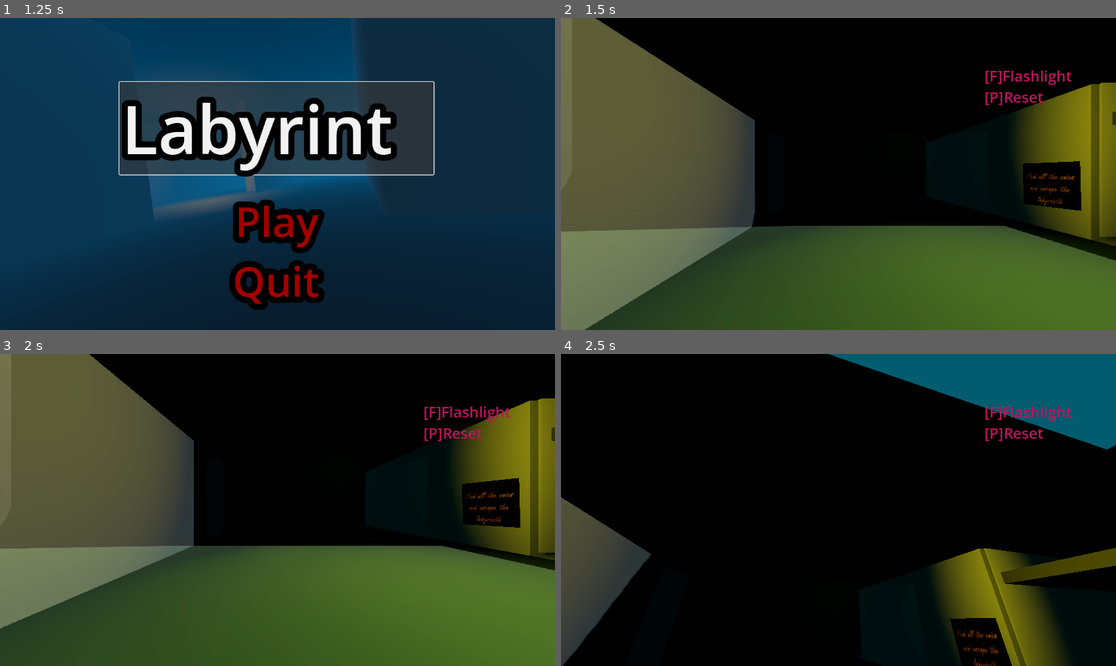
Above: before the commit, frames 1-4 (two rows, left to right).
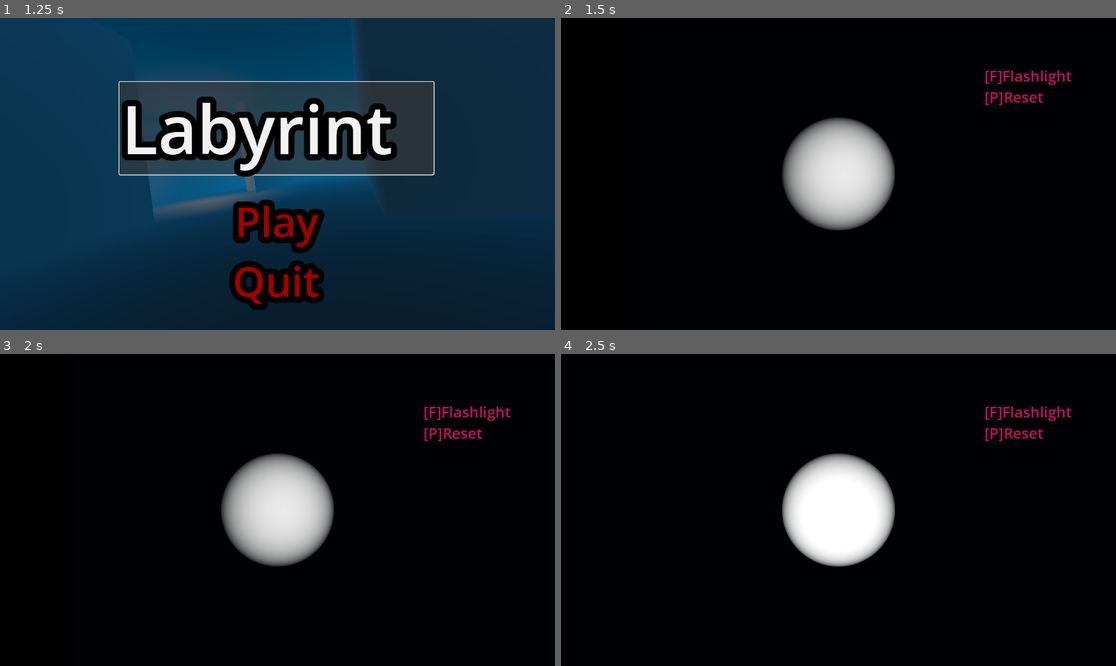
Above: after the commit, the same moments.

Repository: Devansh365/Coins-Godot
Game: Godot game, scene res://menu.tscn
Same seed, same stepped clock (60 frames per second), same inputs: the game is played once before the commit and once after it.
Inputs (mouse positions are in pixels of both pictures, inside the frame that each line leads up to):
- Up to frame 1 (1.25 s): click "Labyrinth" at 0.5 s
- Up to frame 2 (1.5 s): click "Play" at 1.25 s
- Up to frame 3 (2 s): no input
- Up to frame 4 (2.5 s): tap Enter (ui_accept) at 2, 2.27 s; move the mouse to (866, 510) at 2.02 s; hold W (forward) from 2.03 s (still down); tap E (interact) at 2.1 s

Frame 1 is identical in both runs. In frame 2, 63% of the frame differs, in the area x 0-100%, y 0-100%; in frame 3, 68%; in frame 4, 25%.

Commit message:
fixed some bugs so that wall clipping doesnt help

Diff:
--- a/big door.tscn
+++ b/big door.tscn
@@ -1,6 +1,33 @@
 [gd_scene load_steps=13 format=3 uid="uid://dhpi76cgyo0p1"]
 
 [ext_resource type="Script" uid="uid://db3hmrw7qoqbt" path="res://bigdoor.gd" id="1_e4luo"]
+
+[sub_resource type="Animation" id="Animation_30h8q"]
+length = 0.001
+tracks/0/type = "value"
+tracks/0/imported = false
+tracks/0/enabled = true
+tracks/0/path = NodePath("hinge:position")
+tracks/0/interp = 1
+tracks/0/loop_wrap = true
+tracks/0/keys = {
+"times": PackedFloat32Array(0),
+"transitions": PackedFloat32Array(1),
+"update": 0,
+"values": [Vector3(-1.12016, 0.781327, 0)]
+}
+tracks/1/type = "value"
+tracks/1/imported = false
+tracks/1/enabled = true
+tracks/1/path = NodePath("hinge:rotation")
+tracks/1/interp = 1
+tracks/1/loop_wrap = true
+tracks/1/keys = {
+"times": PackedFloat32Array(0),
+"transitions": PackedFloat32Array(1),
+"update": 0,
+"values": [Vector3(0, 0, 0)]
+}
 
 [sub_resource type="Animation" id="Animation_e4luo"]
 resource_name = "open"
@@ -28,33 +55,6 @@
 "transitions": PackedFloat32Array(1, 1, 1, 1),
 "update": 0,
 "values": [Vector3(0, 0, 0), Vector3(0, -0.212592, 0), Vector3(0, -1.28389, 0), Vector3(0, -1.52566, 0)]
-}
-
-[sub_resource type="Animation" id="Animation_30h8q"]
-length = 0.001
-tracks/0/type = "value"
-tracks/0/imported = false
-tracks/0/enabled = true
-tracks/0/path = NodePath("hinge:position")
-tracks/0/interp = 1
-tracks/0/loop_wrap = true
-tracks/0/keys = {
-"times": PackedFloat32Array(0),
-"transitions": PackedFloat32Array(1),
-"update": 0,
-"values": [Vector3(-1.12016, 0.781327, 0)]
-}
-tracks/1/type = "value"
-tracks/1/imported = false
-tracks/1/enabled = true
-tracks/1/path = NodePath("hinge:rotation")
-tracks/1/interp = 1
-tracks/1/loop_wrap = true
-tracks/1/keys = {
-"times": PackedFloat32Array(0),
-"transitions": PackedFloat32Array(1),
-"update": 0,
-"values": [Vector3(0, 0, 0)]
 }
 
 [sub_resource type="AnimationLibrary" id="AnimationLibrary_30h8q"]
--- a/bigdoor.gd
+++ b/bigdoor.gd
@@ -36,11 +36,9 @@
 		# If all slots are already visible
 	if coinplaced == 3:
 		if done == false:
-
 			$"../../AnimationPlayer".play("open")
 			done = true
-
-
+			Signalman.coinpicked.emit()
 
 func coinpicked() -> void:
 	# Called when a coin is picked up
--- a/enddoor.gd
+++ b/enddoor.gd
@@ -1,16 +1,23 @@
 extends StaticBody3D
 @onready var anim: AnimationPlayer = $"../../AnimationPlayer"
 var open = false
+var omg = false
+
 
 
 # Called when the node enters the scene tree for the first time.
 func _ready() -> void:
-	pass # Replace with function body.
+	omg = false
+
+	Signalman.done.connect(donee)
 
 
 # Called every frame. 'delta' is the elapsed time since the previous frame.
 func _process(delta: float) -> void:
 	pass
 func interact():
-	Input.set_mouse_mode(Input.MOUSE_MODE_VISIBLE)
-	get_tree().change_scene_to_file("res://menu.tscn")
+	if omg == true:
+		Input.set_mouse_mode(Input.MOUSE_MODE_VISIBLE)
+		get_tree().change_scene_to_file("res://menu.tscn")
+func donee():
+	omg = true
--- a/main.tscn
+++ b/main.tscn
@@ -32,6 +32,60 @@
 volumetric_fog_density = 0.0
 volumetric_fog_gi_inject = 0.0
 
+[sub_resource type="Animation" id="Animation_0phs7"]
+length = 0.001
+tracks/0/type = "value"
+tracks/0/imported = false
+tracks/0/enabled = true
+tracks/0/path = NodePath("hinge:rotation")
+tracks/0/interp = 1
+tracks/0/loop_wrap = true
+tracks/0/keys = {
+"times": PackedFloat32Array(0),
+"transitions": PackedFloat32Array(1),
+"update": 0,
+"values": [Vector3(0, 0, 0)]
+}
+tracks/1/type = "value"
+tracks/1/imported = false
+tracks/1/enabled = true
+tracks/1/path = NodePath("hinge:position")
+tracks/1/interp = 1
+tracks/1/loop_wrap = true
+tracks/1/keys = {
+"times": PackedFloat32Array(0),
+"transitions": PackedFloat32Array(1),
+"update": 0,
+"values": [Vector3(0, 0, -0.920225)]
+}
+
+[sub_resource type="Animation" id="Animation_v6xrn"]
+resource_name = "close"
+tracks/0/type = "value"
+tracks/0/imported = false
+tracks/0/enabled = true
+tracks/0/path = NodePath("hinge:position")
+tracks/0/interp = 1
+tracks/0/loop_wrap = true
+tracks/0/keys = {
+"times": PackedFloat32Array(0, 1),
+"transitions": PackedFloat32Array(1, 1),
+"update": 0,
+"values": [Vector3(0, 0, -0.920225), Vector3(0, 0, -0.920225)]
+}
+tracks/1/type = "value"
+tracks/1/imported = false
+tracks/1/enabled = true
+tracks/1/path = NodePath("hinge:rotation")
+tracks/1/interp = 1
+tracks/1/loop_wrap = true
+tracks/1/keys = {
+"times": PackedFloat32Array(0, 1),
+"transitions": PackedFloat32Array(1, 1),
+"update": 0,
+"values": [Vector3(0, -1.37623, 0), Vector3(0, 0, 0)]
+}
+
 [sub_resource type="Animation" id="Animation_ba8gm"]
 resource_name = "open"
 length = 1.3
@@ -60,60 +114,6 @@
 "values": [Vector3(0, 0, -0.920225), Vector3(0, 0, -0.920225)]
 }
 
-[sub_resource type="Animation" id="Animation_v6xrn"]
-resource_name = "close"
-tracks/0/type = "value"
-tracks/0/imported = false
-tracks/0/enabled = true
-tracks/0/path = NodePath("hinge:position")
-tracks/0/interp = 1
-tracks/0/loop_wrap = true
-tracks/0/keys = {
-"times": PackedFloat32Array(0, 1),
-"transitions": PackedFloat32Array(1, 1),
-"update": 0,
-"values": [Vector3(0, 0, -0.920225), Vector3(0, 0, -0.920225)]
-}
-tracks/1/type = "value"
-tracks/1/imported = false
-tracks/1/enabled = true
-tracks/1/path = NodePath("hinge:rotation")
-tracks/1/interp = 1
-tracks/1/loop_wrap = true
-tracks/1/keys = {
-"times": PackedFloat32Array(0, 1),
-"transitions": PackedFloat32Array(1, 1),
-"update": 0,
-"values": [Vector3(0, -1.37623, 0), Vector3(0, 0, 0)]
-}
-
-[sub_resource type="Animation" id="Animation_0phs7"]
-length = 0.001
-tracks/0/type = "value"
-tracks/0/imported = false
-tracks/0/enabled = true
-tracks/0/path = NodePath("hinge:rotation")
-tracks/0/interp = 1
-tracks/0/loop_wrap = true
-tracks/0/keys = {
-"times": PackedFloat32Array(0),
-"transitions": PackedFloat32Array(1),
-"update": 0,
-"values": [Vector3(0, 0, 0)]
-}
-tracks/1/type = "value"
-tracks/1/imported = false
-tracks/1/enabled = true
-tracks/1/path = NodePath("hinge:position")
-tracks/1/interp = 1
-tracks/1/loop_wrap = true
-tracks/1/keys = {
-"times": PackedFloat32Array(0),
-"transitions": PackedFloat32Array(1),
-"update": 0,
-"values": [Vector3(0, 0, -0.920225)]
-}
-
 [sub_resource type="AnimationLibrary" id="AnimationLibrary_0phs7"]
 _data = {
 &"RESET": SubResource("Animation_0phs7"),
@@ -188,7 +188,7 @@
 shadow_enabled = true
 
 [node name="Player" parent="." instance=ExtResource("1_ig7tw")]
-transform = Transform3D(1, 0, 0, 0, 1, 0, 0, 0, 1, 3.67483, 1.87497, -5.32675)
+transform = Transform3D(1, 0, 0, 0, 1, 0, 0, 0, 1, 96.883156, 1.87497, 45.319603)
 
 [node name="door" type="StaticBody3D" parent="."]
 transform = Transform3D(0.56, 0, 0, 0, 1.09899, 0, 0, 0, 1.30749, 102.82, 2.33219, 47.317)
--- a/project.godot
+++ b/project.godot
@@ -12,7 +12,7 @@
 
 config/name="Coins"
 run/main_scene="uid://dj37ddbpc20a0"
-config/features=PackedStringArray("4.4", "Forward Plus")
+config/features=PackedStringArray("4.5", "Forward Plus")
 config/icon="res://icon.svg"
 
 [autoload]
--- a/signalman.gd
+++ b/signalman.gd
@@ -2,6 +2,7 @@
 
 signal coinpicked
 signal coinplaced
+signal done
 
 # Called when the node enters the scene tree for the first time.
 func _ready() -> void:
Not shown, changed: icon.png.import
Not shown, changed: icon.svg.import
